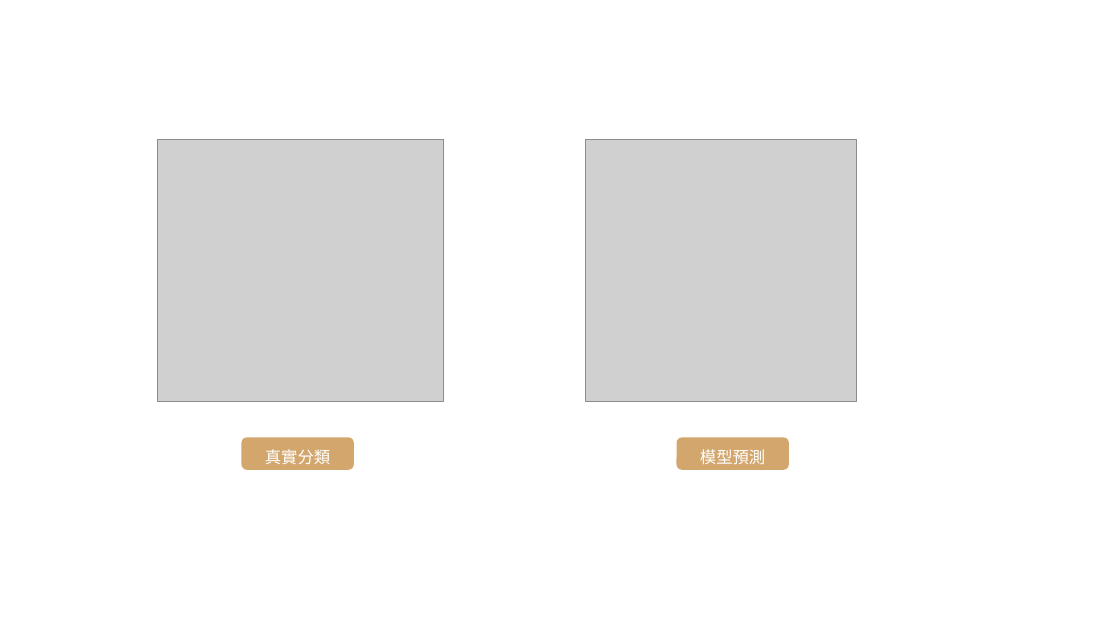
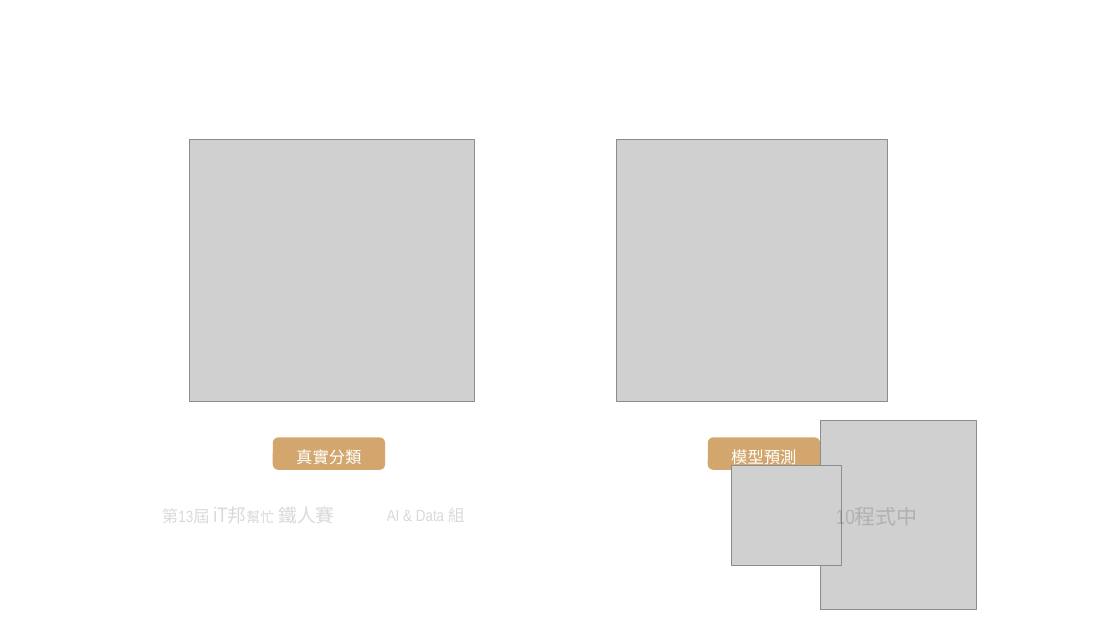
Before and after one commit to andy6804tw/andy6804tw.github.io, a slide deck: slide 5 of _posts/ithome/2021/10.KNN/10.KNN.pptx (slide 4 before the commit). Drawn at 1120x630 pixels with LibreOffice and Linux fonts; fonts in the diff are those of the drawing; grey boxes stand for pictures. Boxes give left, top, right and bottom in pixels: in the first picture for what was removed or moved away, otherwise in the second. Text is boxed around its words. In the diff, an @@ line names an element or a change of style, - is before the commit and + after.

```diff
--- a/_posts/ithome/2021/10.KNN/10.KNN.pptx
+++ b/_posts/ithome/2021/10.KNN/10.KNN.pptx
@@ 2 pictures, 2 rounded rectangles: place and size @@
-2 pictures, 2 rounded rectangles at [158, 139, 857, 471]
+2 pictures, 2 rounded rectangles at [189, 139, 888, 471]
@@ group added at [162, 421, 976, 610]: 3 texts, 2 pictures @@
+第13屆 iT邦幫忙 鐵人賽
+AI & Data 組
+10程式中
```
Also in this commit, not shown: 3 other slides changed, 2 slides added, 8 other files.
